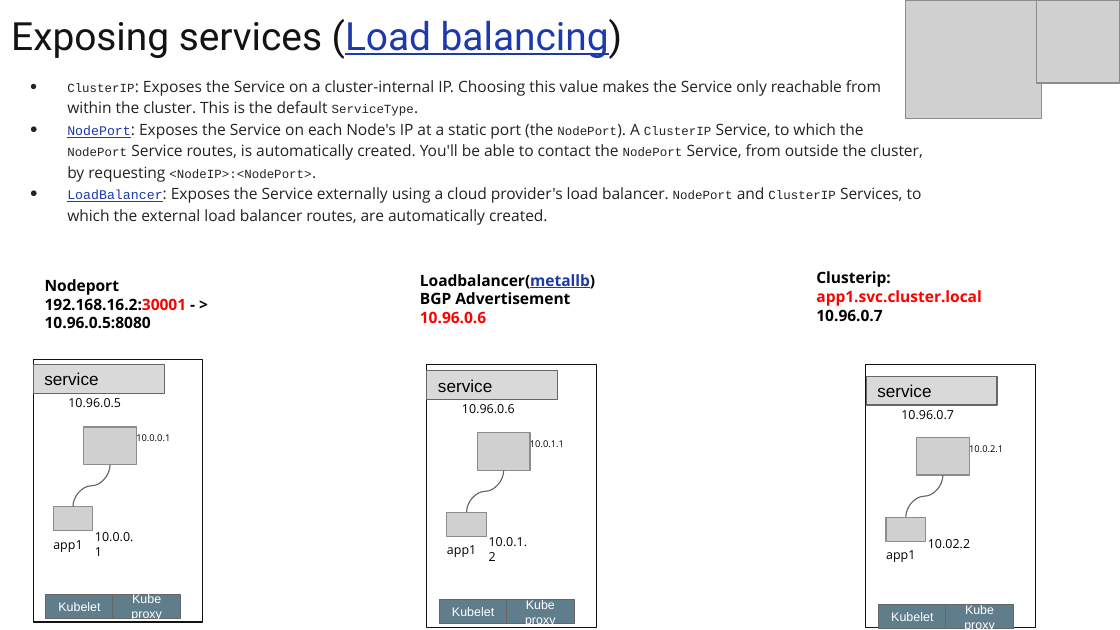
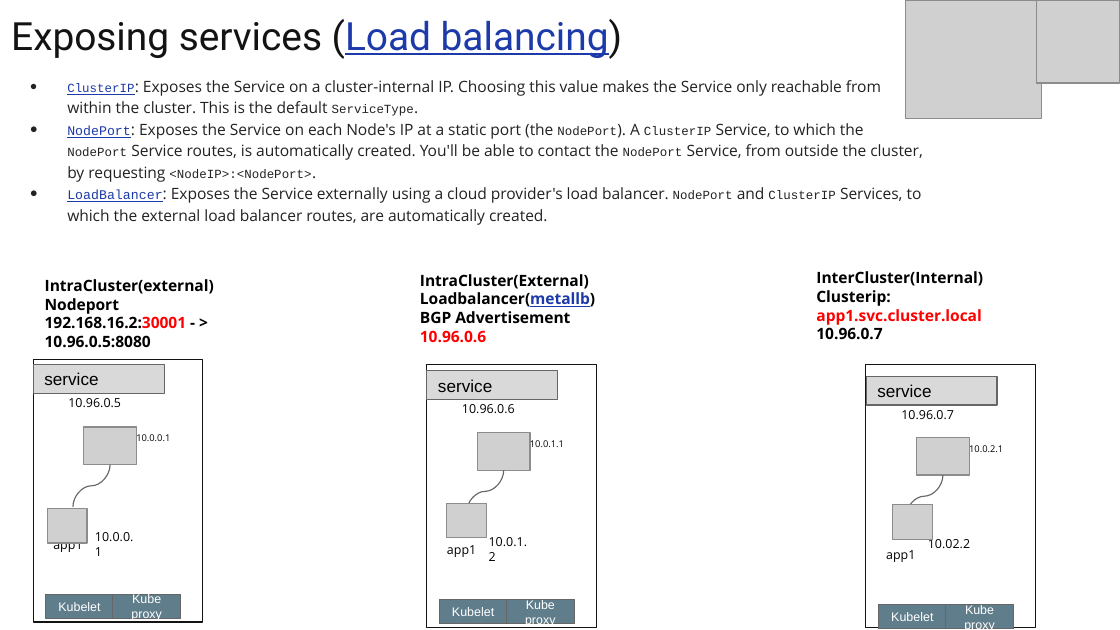
Before and after one commit to burnyd/nynog-k8s-networking-101, a slide deck: slide 16 of Nynog-K8s-networking-101.pptx. Drawn at 1120x630 pixels with LibreOffice and Linux fonts; fonts in the diff are those of the drawing; grey boxes stand for pictures. Boxes give left, top, right and bottom in pixels: in the first picture for what was removed or moved away, otherwise in the second. Text is boxed around its words. In the diff, an @@ line names an element or a change of style, - is before the commit and + after.

```diff
--- a/Nynog-K8s-networking-101.pptx
+++ b/Nynog-K8s-networking-101.pptx
@@ text at (x1=67, y1=80, x2=881, y2=116): text colour #222222 to #1C3AA9, underline on in "ClusterIP:" @@
@@ text at (x1=45, y1=279, x2=214, y2=294): paragraph added @@
+IntraCluster(external)
@@ text at (x1=420, y1=274, x2=589, y2=289): paragraph added @@
+IntraCluster(External)
@@ text at (x1=816, y1=271, x2=983, y2=286): paragraph added @@
+InterCluster(Internal)
@@ picture added at (x1=47, y1=508, x2=86, y2=543) @@
@@ picture removed at (x1=53, y1=506, x2=93, y2=530) @@
@@ picture resized from (x1=447, y1=512, x2=487, y2=535) to (x1=447, y1=503, x2=486, y2=538) @@
@@ picture added at (x1=893, y1=505, x2=932, y2=540) @@
@@ picture removed at (x1=886, y1=517, x2=926, y2=541) @@
```
Also in this commit, not shown: 13 other slides changed, 2 slides added, 1 slide removed.
